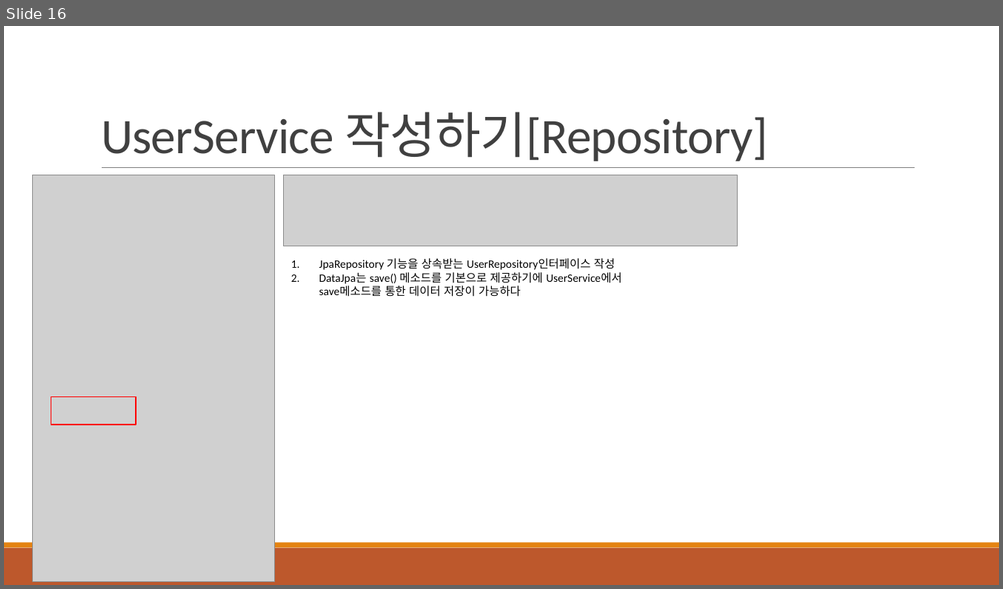
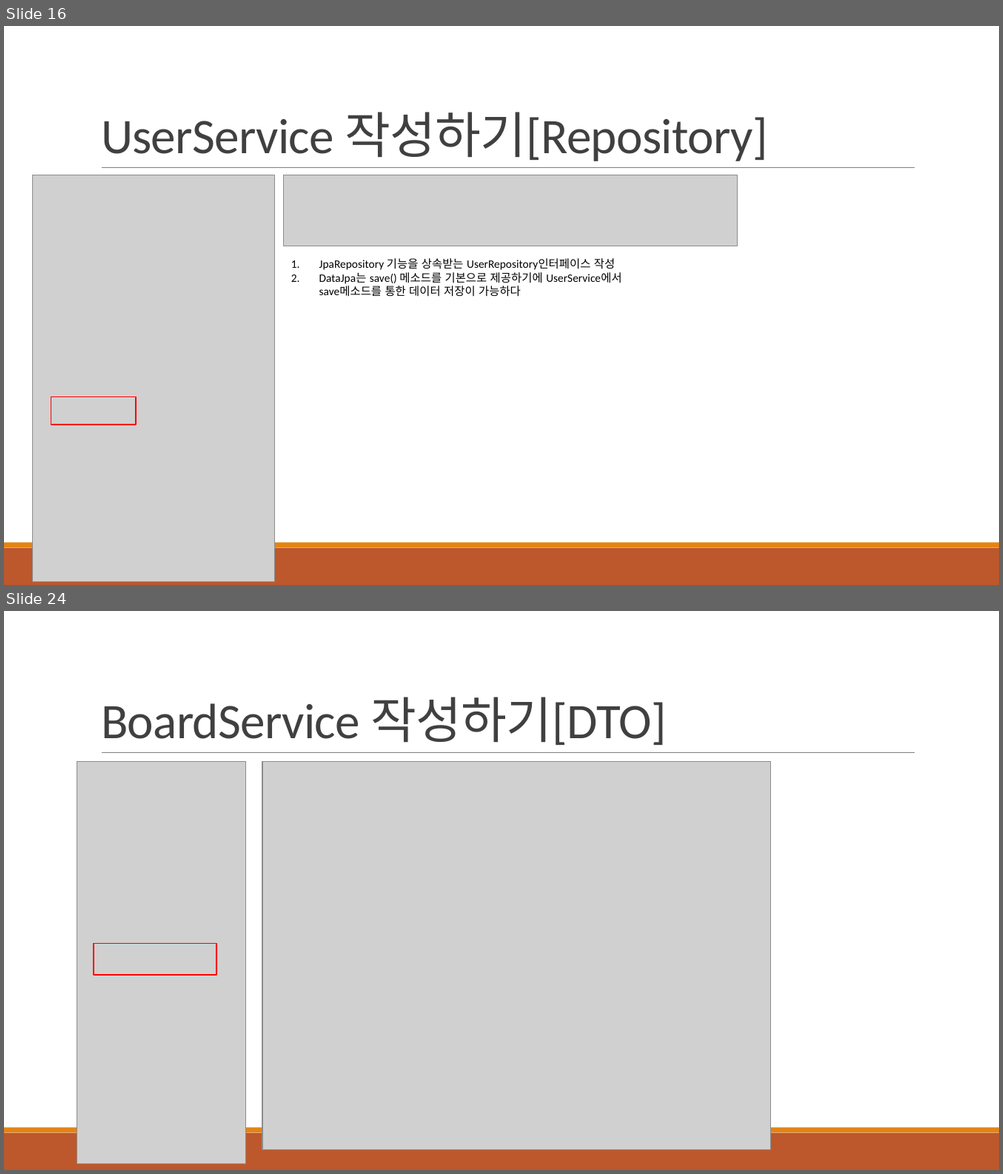
Before and after one commit to khb3025/study-msa, a slide deck: msa-ppt/2. 마이크로 서비스 구축.pptx. Shown one above the other, each under a label of ours: slide 16 before the commit, slides 16 and 24 after it; the slides between them are not shown. The pictures are 1003x589 and 1003x1174 pixels, drawn with LibreOffice and Linux fonts; fonts in the diff are those of the drawing; grey boxes stand for pictures. Boxes give left, top, right and bottom in pixels: in the first picture for what was removed or moved away, otherwise in the second. Text is boxed around its words. In the diff, an @@ line names an element or a change of style, - is before the commit and + after.

Commit message:
feat : [MSA] User 애플리케이션 및 Board 애플리케이션 작성
* UserService
- 회원가입 기능 /user/sign-up

* BoardService
- 게시글 등록 /boards

```diff
--- a/msa-ppt/2. 마이크로 서비스 구축.pptx
+++ b/msa-ppt/2. 마이크로 서비스 구축.pptx
@@ slide 24 added at box(4, 611, 999, 1170), background #FFFFFF; not listed: 3 template elements that a slide beside it also shows @@
@@ title added at box(101, 697, 666, 745), 48 pt, text #404040 @@
+BoardService 작성하기[DTO]
@@ picture added at box(77, 762, 246, 1165) @@
@@ picture added at box(262, 762, 770, 1150) @@
@@ rectangle added at box(94, 944, 216, 975), outline #FF0000 1.25 pt @@
```
Also in this commit, not shown: 3 slides changed, 11 other slides added, 18 other files.
